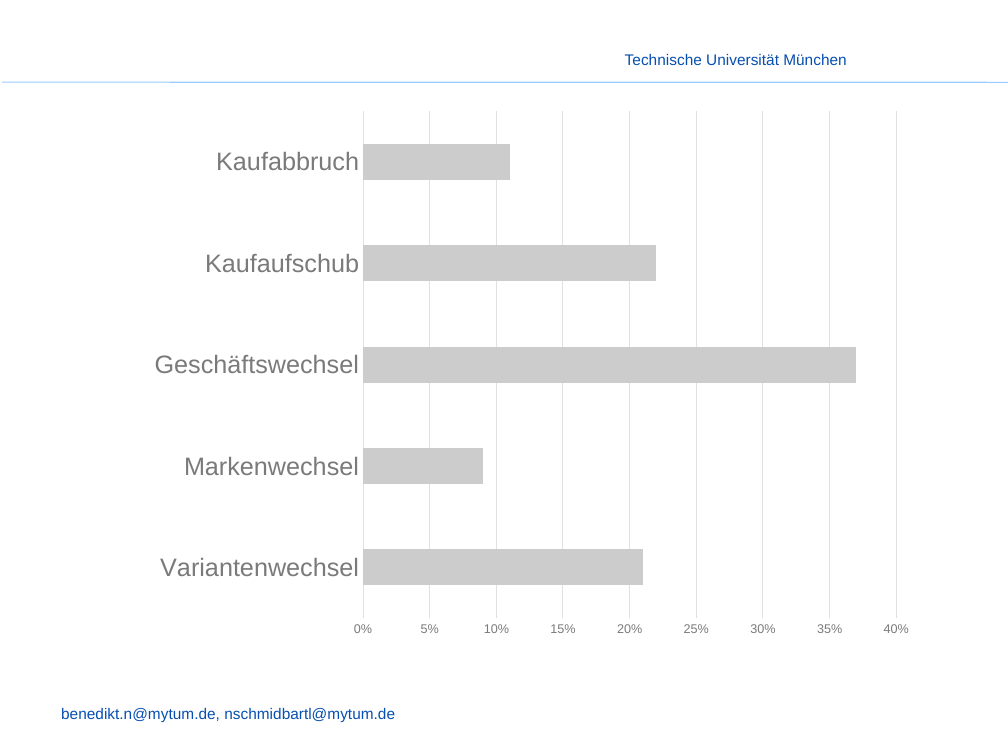
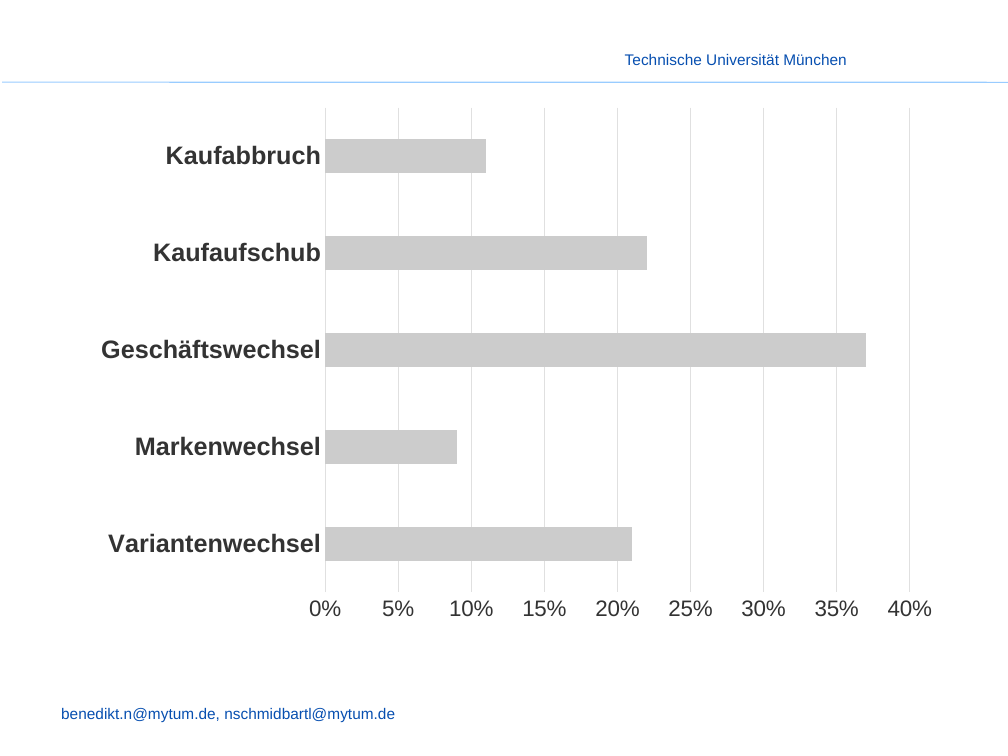
Before and after one commit to enjayes/logistikapp, a slide deck: slide 8 of Präsentation/Presentation - Nobbi.pptx (slide 7 before the commit). Drawn at 1008x756 pixels with LibreOffice and Linux fonts; fonts in the diff are those of the drawing; background and template pictures are left out. Boxes give left, top, right and bottom in pixels: in the first picture for what was removed or moved away, otherwise in the second. Text is boxed around its words. In the diff, an @@ line names an element or a change of style, - is before the commit and + after.

```diff
--- a/Präsentation/Presentation - Nobbi.pptx
+++ b/Präsentation/Presentation - Nobbi.pptx
@@ bar chart at [68,93,940,640] @@
@@ category axis changed @@
@@ value axis changed @@
@@ plot area changed @@
@@ bar chart: place and size @@
-bar chart at [139,100,925,647]
+bar chart at [68,93,940,640]
```
Also in this commit, not shown: 2 other slides changed, 6 slides added, 2 slides removed.
